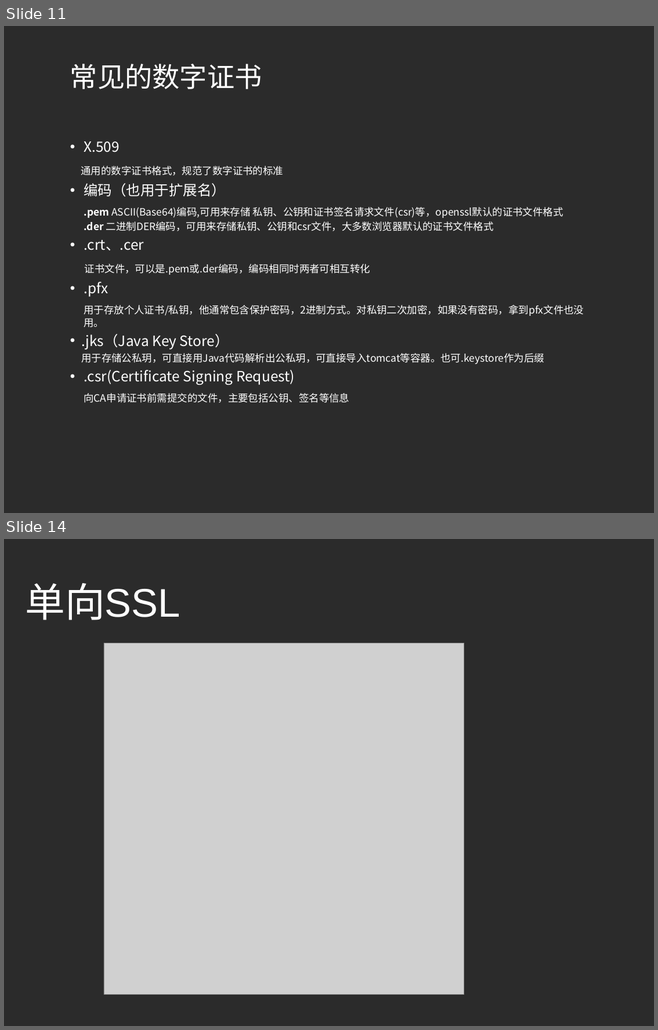
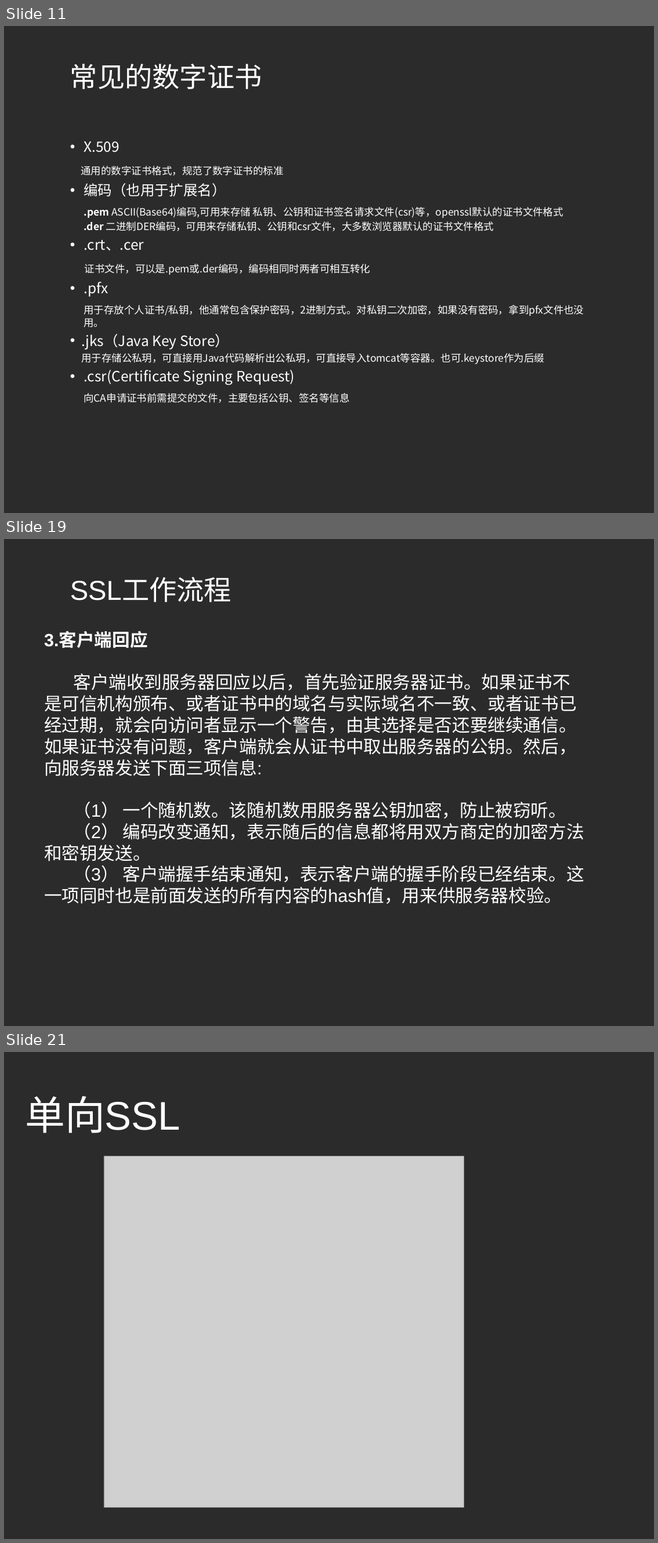
Before and after one commit to fuyongde/cademo, a slide deck: cademo/src/main/resources/认识HTTPS.pptx. Shown one above the other, each under a label of ours: slides 11 and 14 before the commit, slides 11, 19 and 21 after it; the slides between them are not shown. The pictures are 658x1030 and 658x1543 pixels, drawn with LibreOffice and Linux fonts; fonts in the diff are those of the drawing; grey boxes stand for pictures; background and template pictures are left out; a plain dark background stands for a picture behind light text. Boxes give left, top, right and bottom in pixels: in the first picture for what was removed or moved away, otherwise in the second. Text is boxed around its words. In the diff, an @@ line names an element or a change of style, - is before the commit and + after.

```diff
--- a/cademo/src/main/resources/认识HTTPS.pptx
+++ b/cademo/src/main/resources/认识HTTPS.pptx
@@ slide 19 added at (x1=4, y1=539, x2=654, y2=1026), background picture (left out) @@
@@ title added at (x1=70, y1=578, x2=231, y2=602), 43.2 pt, text #FFFFFF @@
+SSL工作流程
@@ text added at (x1=44, y1=632, x2=584, y2=904), 28 pt, text #FFFFFF @@
+3.客户端回应
+客户端收到服务器回应以后，首先验证服务器证书。如果证书不是可信机构颁布、或者证书中的域名与实际域名不一致、或者证书已经过期，就会向访问者显示一个警告，由其选择是否还要继续通信。
+如果证书没有问题，客户端就会从证书中取出服务器的公钥。然后，向服务器发送下面三项信息:
+（1） 一个随机数。该随机数用服务器公钥加密，防止被窃听。
+（2） 编码改变通知，表示随后的信息都将用双方商定的加密方法和密钥发送。
+（3） 客户端握手结束通知，表示客户端的握手阶段已经结束。这一项同时也是前面发送的所有内容的hash值，用来供服务器校验。
@@ what was slide 14 is now slide 21 @@
```
Also in this commit, not shown: 3 slides changed, 9 other slides added, 3 slides removed.
